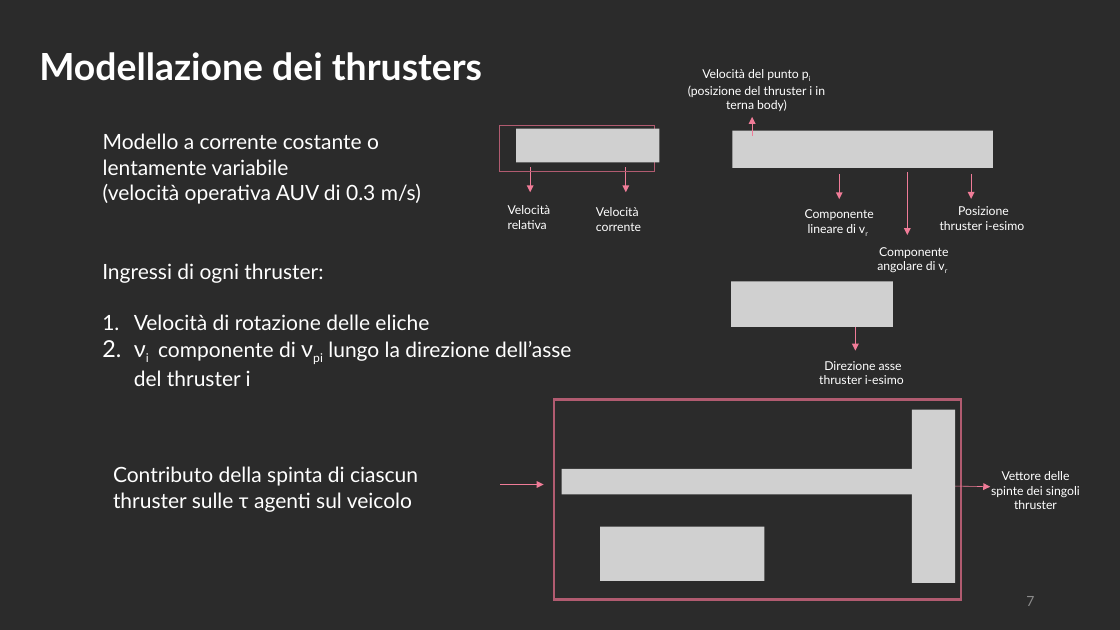
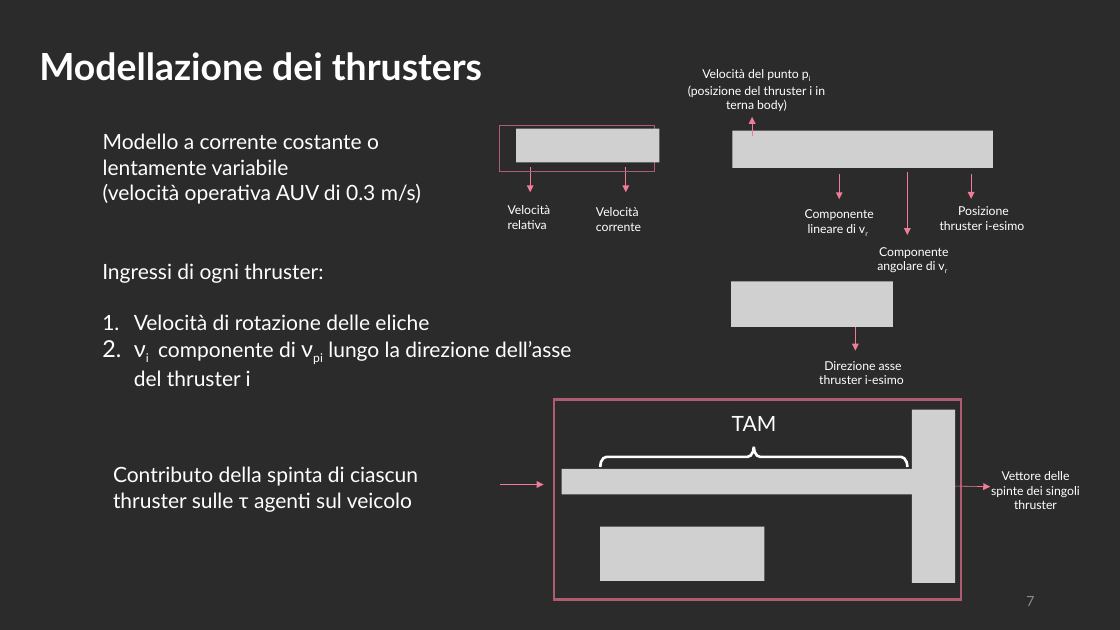
Before and after one commit to polifab/Subacquei_modello, a slide deck: slide 7 of presentazione.pptx. Drawn at 1120x630 pixels with LibreOffice and Linux fonts; fonts in the diff are those of the drawing; grey boxes stand for pictures; background and template pictures are left out; a plain dark background stands for a picture behind light text. Boxes give left, top, right and bottom in pixels: in the first picture for what was removed or moved away, otherwise in the second. Text is boxed around its words. In the diff, an @@ line names an element or a change of style, - is before the commit and + after.

```diff
--- a/presentazione.pptx
+++ b/presentazione.pptx
@@ text added at (732, 416, 777, 431), 18 pt, text #FFFFFF @@
+TAM
@@ left brace added at (600, 447, 907, 467), outline #FFFFFF 2.25 pt @@
```
Also in this commit, not shown: 10 other slides changed.
